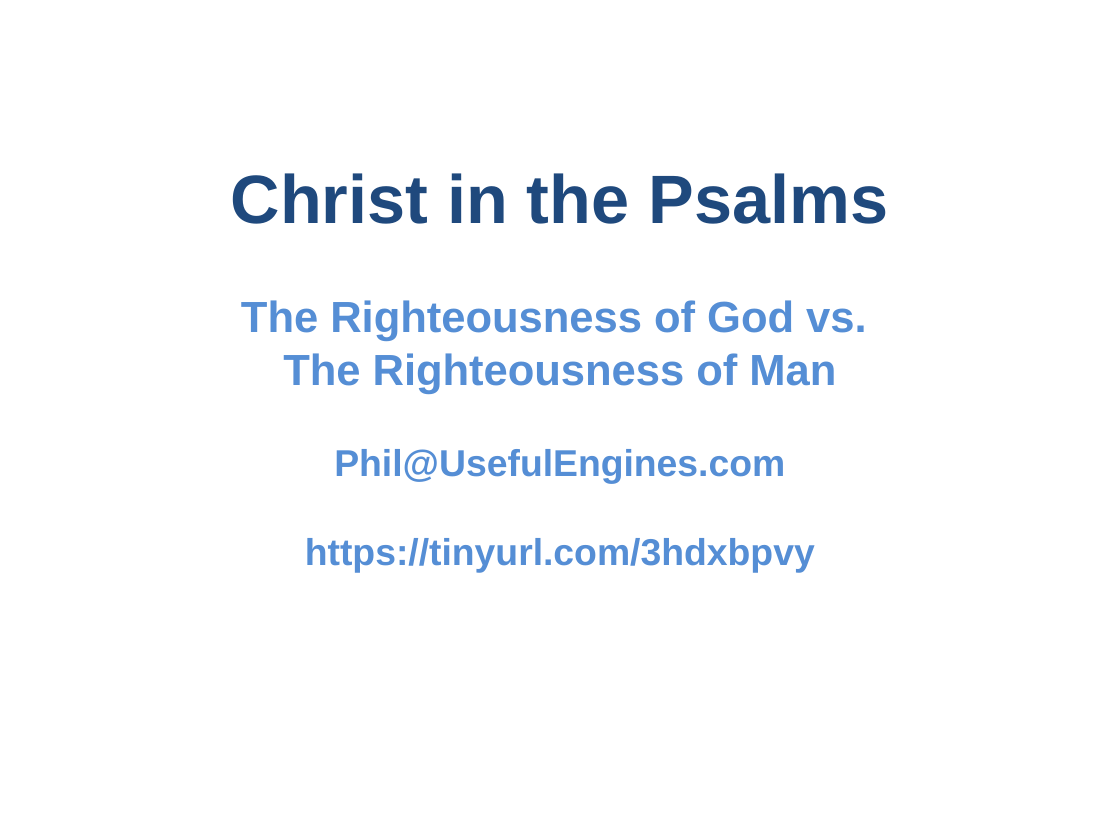
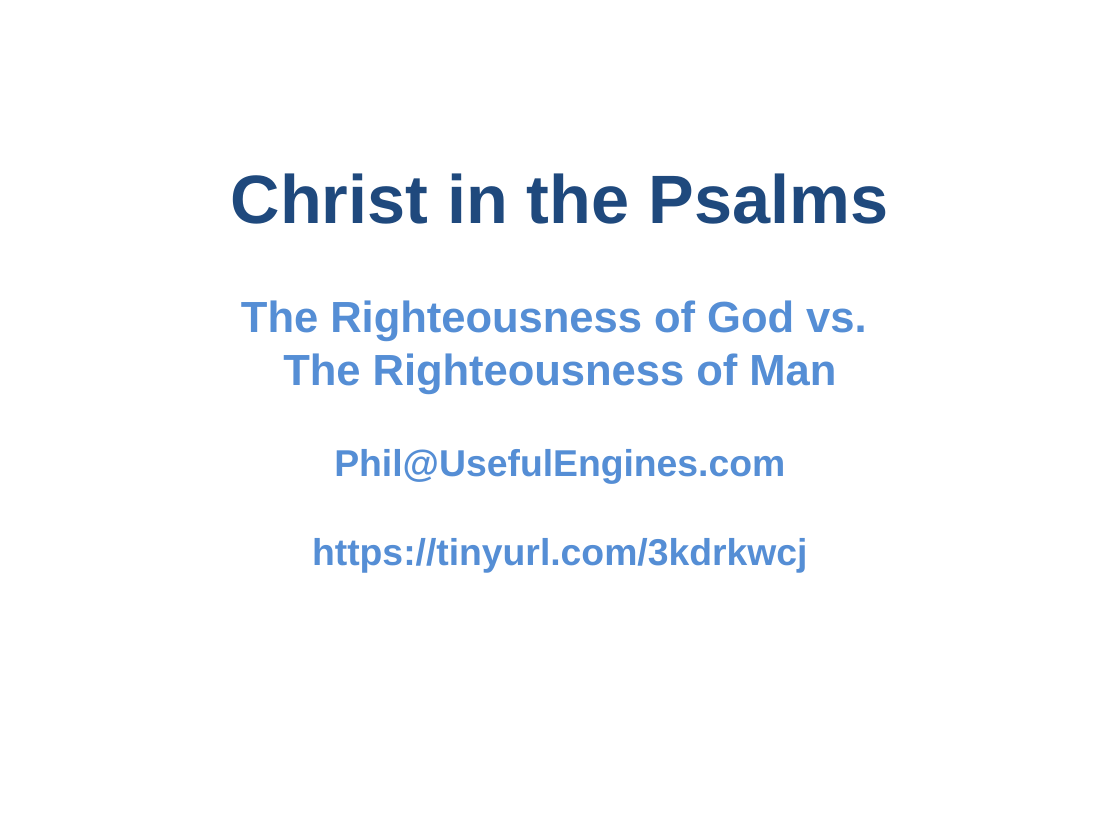
Before and after one commit to UsefulEngines/EvangelismPublic, a slide deck: slide 1 of 2024-Q4/2024-11-17/2024-11-17-Psalms.pptx. Drawn at 1120x840 pixels with LibreOffice and Linux fonts; fonts in the diff are those of the drawing. Boxes give left, top, right and bottom in pixels: in the first picture for what was removed or moved away, otherwise in the second. Text is boxed around its words. In the diff, an @@ line names an element or a change of style, - is before the commit and + after.

```diff
--- a/2024-Q4/2024-11-17/2024-11-17-Psalms.pptx
+++ b/2024-Q4/2024-11-17/2024-11-17-Psalms.pptx
@@ text at [312,538,807,573]: text changed @@
-https://tinyurl.com/3hdxbpvy
+https://tinyurl.com/3kdrkwcj
```
Also in this commit, not shown: 1 other slide changed, 1 slide added, 1 other file.
